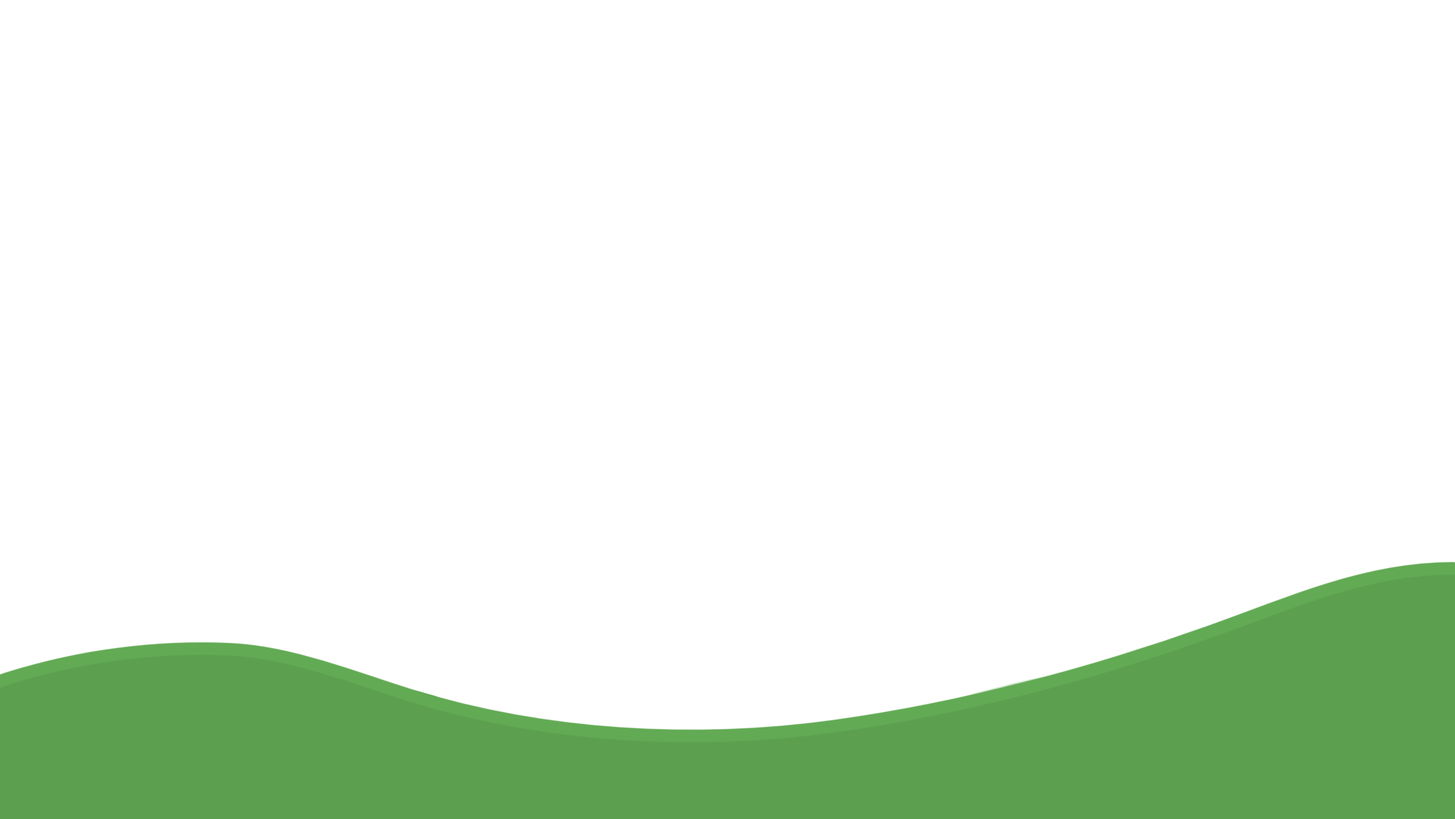
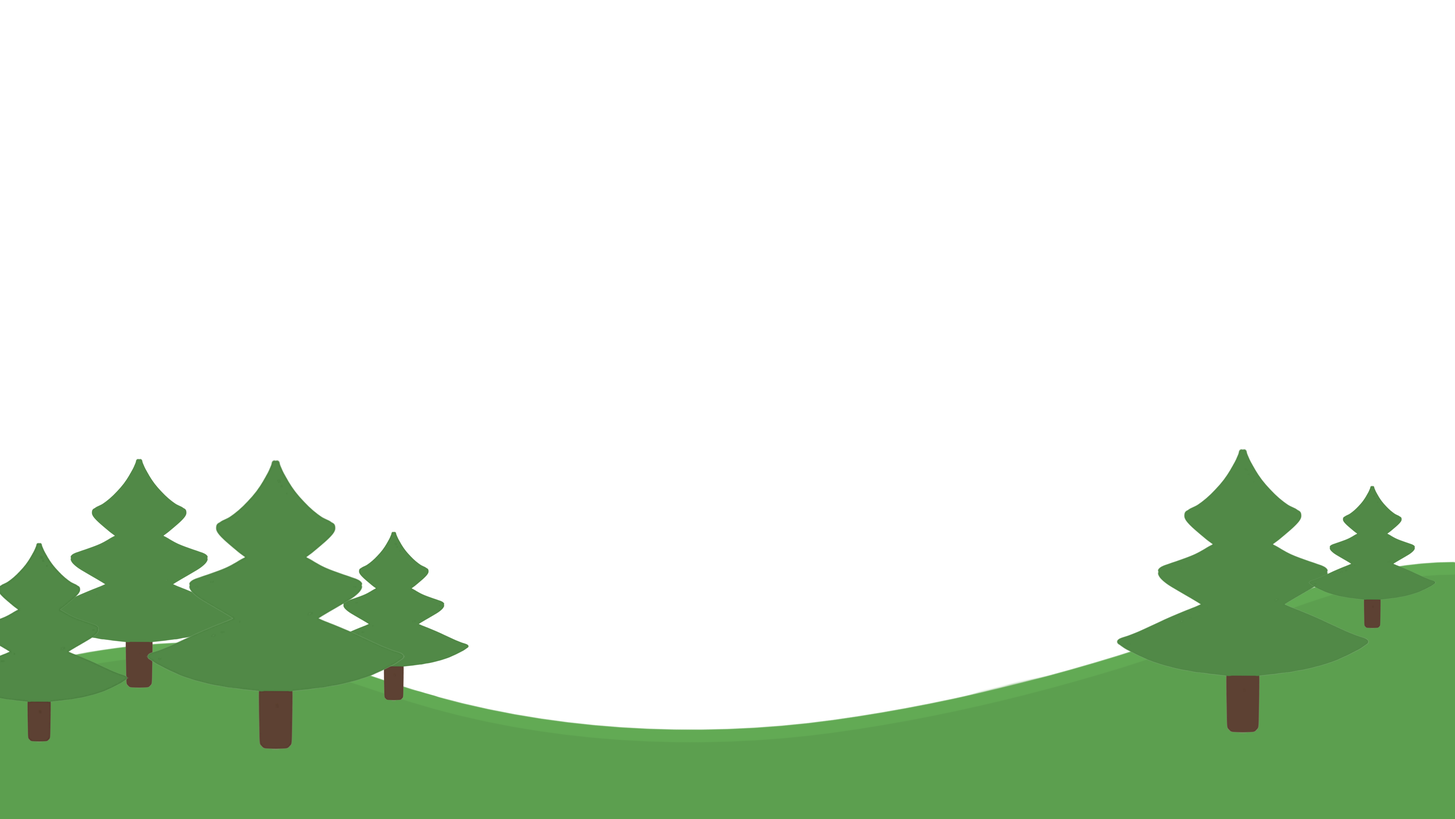
Layers edited between the first and the second 1455×819 image:
added layer "Copier de ARBRE" (1st of 6) above "Copier de ARBRE" over [1295, 485, 1437, 636]
added layer "Copier de ARBRE" (2nd of 6) above "Copier de ARBRE" over [1116, 448, 1372, 733]
added layer "Copier de ARBRE" (3rd of 6) above "Copier de ARBRE" over [127, 458, 419, 750]
added layer "Copier de ARBRE" (4th of 6) above "Copier de ARBRE" over [308, 513, 470, 701]
added layer "Copier de ARBRE" (5th of 6) above "Copier de ARBRE" over [0, 533, 141, 743]
added layer "Copier de ARBRE" (6th of 6) above "ARBRE" over [15, 458, 259, 689]
painted on "Calque 2" over [0, 543, 1437, 750]
painted on "Calque 3" over [0, 525, 1437, 750]
